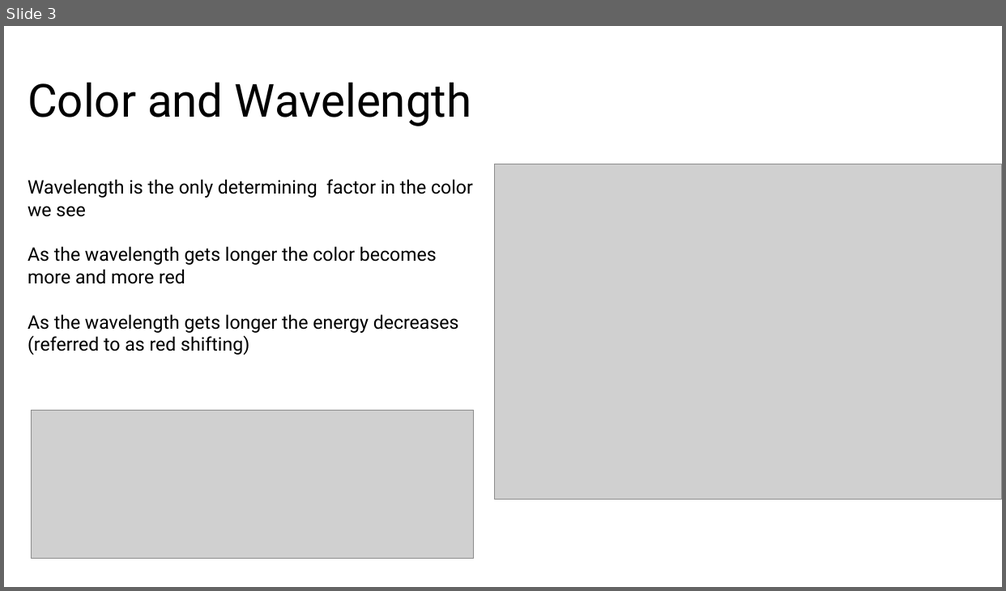
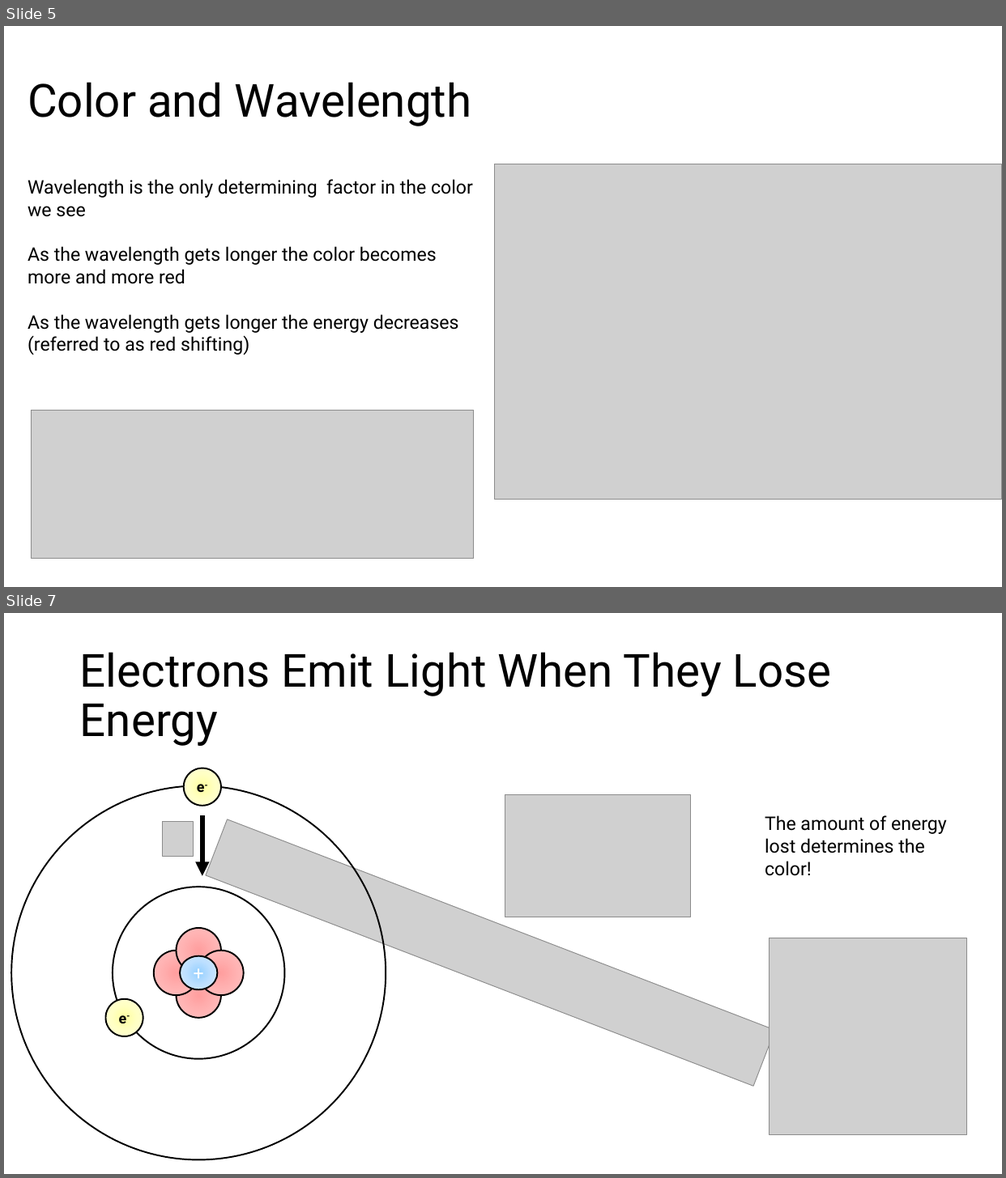
Before and after one commit to megan-r-brown/Exploring-the-role-of-Materials-Chemistry-Biology-and-Electronics-in-Smartphones, a slide deck: Waves and Color.pptx. Shown one above the other, each under a label of ours: slide 3 before the commit, slides 5 and 7 after it; the slides between them are not shown. The pictures are 1006x591 and 1006x1178 pixels, drawn with LibreOffice and Linux fonts; fonts in the diff are those of the drawing; grey boxes stand for pictures. Boxes give left, top, right and bottom in pixels: in the first picture for what was removed or moved away, otherwise in the second. Text is boxed around its words. In the diff, an @@ line names an element or a change of style, - is before the commit and + after.

```diff
--- a/Waves and Color.pptx
+++ b/Waves and Color.pptx
@@ slide 7 added at [4,613,1002,1174], background #FFFFFF @@
@@ title added at [80,652,832,746], 44 pt, text #000000 @@
+Electrons Emit Light When They Lose Energy
@@ ellipse added at [184,768,221,806], fill gradient #FFFFA0 to #FFFFC5 to #FFFFE3, outline #000000 1.5 pt, 14 pt, text #000000, bold @@
+e-
@@ ellipse added at [11,786,386,1161], outline #000000 1.5 pt @@
@@ picture added at [505,795,691,918] @@
@@ picture added at [163,821,193,856] @@
@@ arrow added from (202, 815) to (202, 875), #000000 4.5 pt @@
@@ picture added at [206,820,775,1087] @@
@@ text added at [765,815,947,876], 18 pt, text #000000 @@
+The amount of energy lost determines the color!
@@ ellipse added at [113,887,285,1059], outline #000000 1.5 pt @@
@@ ellipse added at [177,928,221,973], fill gradient #FFA0A0 to #FFC5C5 to #FFE3E3, outline #000000 1.5 pt @@
@@ ellipse added at [154,951,198,995], fill gradient #FFA0A0 to #FFC5C5 to #FFE3E3, outline #000000 1.5 pt @@
@@ ellipse added at [198,951,244,995], fill gradient #FFA0A0 to #FFC5C5 to #FFE3E3, outline #000000 1.5 pt @@
@@ picture added at [769,938,967,1135] @@
@@ ellipse added at [177,973,221,1018], fill gradient #FFA0A0 to #FFC5C5 to #FFE3E3, outline #000000 1.5 pt @@
@@ ellipse added at [180,956,217,990], fill gradient #96D0FF to #BFE1FF to #E0EFFF, outline #000000 1.5 pt, 18 pt, text #FFFFFF @@
++
@@ ellipse added at [106,999,143,1037], fill gradient #FFFFA0 to #FFFFC5 to #FFFFE3, outline #000000 1.5 pt, 14 pt, text #000000, bold @@
+e-
@@ what was slide 3 is now slide 5 @@
```
Also in this commit, not shown: 3 slides changed, 2 other slides added.
